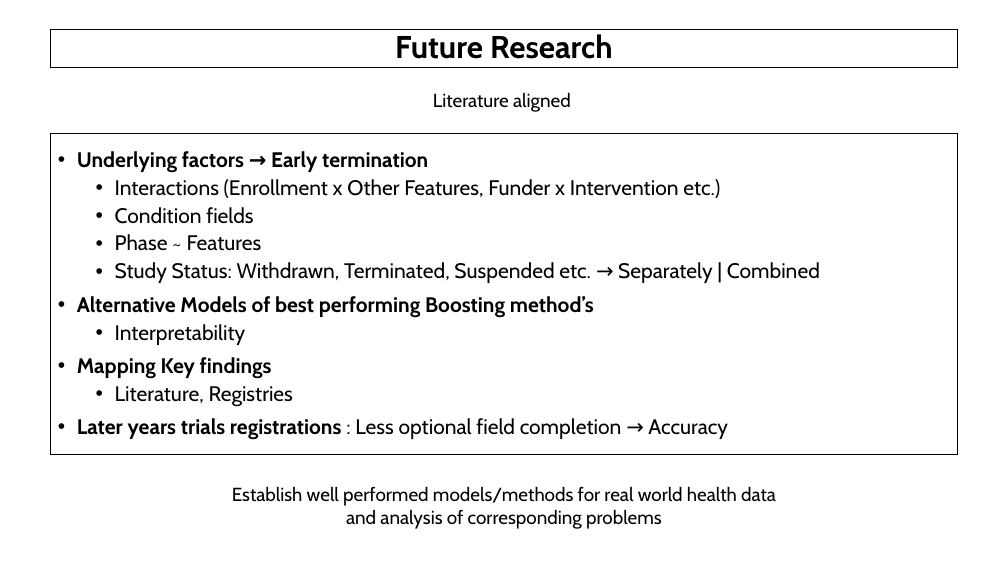
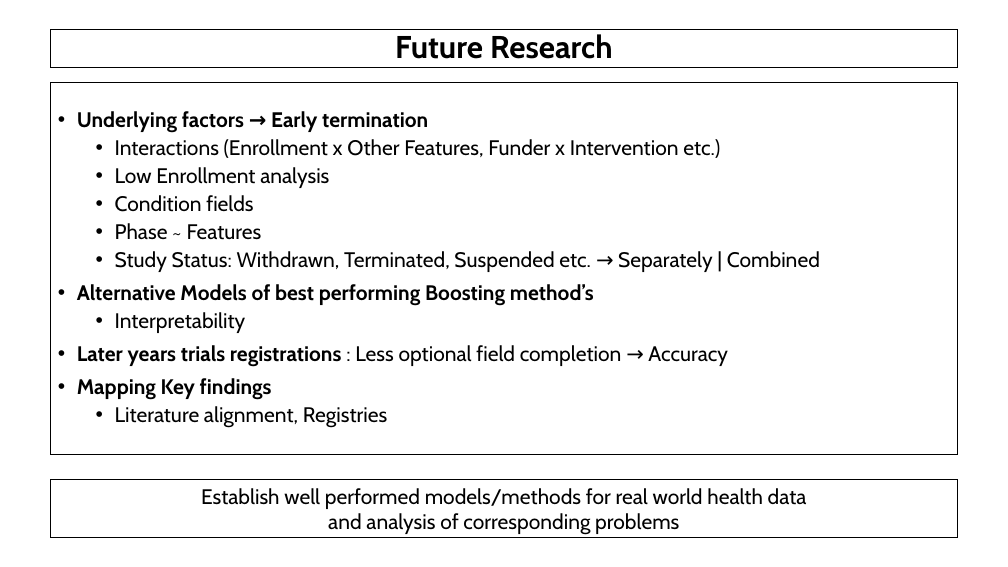
Before and after one commit to AndreouEugenia/Thesis, a slide deck: slide 27 of Thesis_Presentation.pptx. Drawn at 1008x567 pixels with LibreOffice and Linux fonts; fonts in the diff are those of the drawing; background and template pictures are left out. Boxes give left, top, right and bottom in pixels: in the first picture for what was removed or moved away, otherwise in the second. Text is boxed around its words. In the diff, an @@ line names an element or a change of style, - is before the commit and + after.

```diff
--- a/Thesis_Presentation.pptx
+++ b/Thesis_Presentation.pptx
@@ text "Underlying factors → Early termination": place and size @@
-text "Underlying factors → Early termination" at [51,133,958,454]
+text "Underlying factors → Early termination" at [51,82,958,454]
@@ text removed at [433,92,571,112] @@
-Literature aligned
@@ text at [115,167,329,188]: paragraph added @@
+  • Low Enrollment analysis
@@ text at [77,345,728,367]: paragraph added @@
+• Later years trials registrations : Less optional field completion → Accuracy
@@ text at [115,406,387,428]: text changed @@
-  • Literature, Registries
-• Later years trials registrations : Less optional field completion → Accuracy
+  • Literature alignment, Registries
@@ rectangle "Establish well performed models/methods for ...": place and size @@
-rectangle "Establish well performed models/methods for ..." at [232,486,776,529]
+rectangle "Establish well performed models/methods for ..." at [51,479,958,538]
@@ rectangle "Establish well performed models/methods for ..." at [51,479,958,538]: size 18 to 20 pt; outline none to #000000 0.75 pt @@
```
Also in this commit, not shown: 16 other slides changed, 4 slides added, 3 slides removed, 11 other files.
